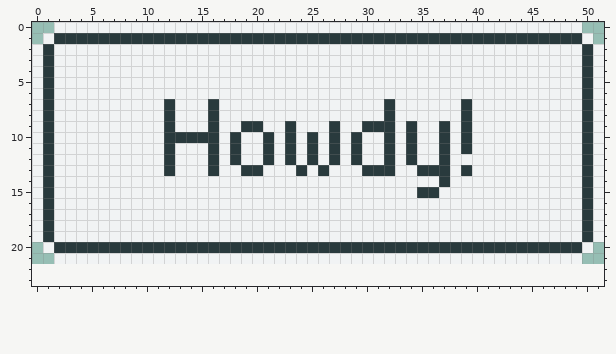
Edited in one commit: pixel-art file (howdy.ase). Above: the version before the commit.
52x22 pixels, 1 frame. The old version is drawn lined up with the new one, on the new canvas.
New version:
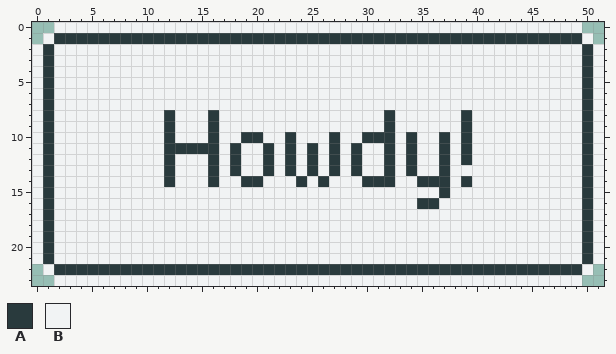
Palette (. is transparent): A #293a3d  B #f1f3f4
Difference:
canvas 52x22 -> 52x24
The edit adds colour A in row 21 at x 1 and 50; in row 22 at x 2 to 49.
Colour B gives way to colour A in row 10 at x 19 to 20 and 30 to 31; in row 11 at x 13 to 15; in row 12 at x 39; in row 13 at x 18, 21, 23, 25, 27, 29 and 34; in row 14 at x 12, 16, 19 to 20, 24, 26, 30 to 32, 35 to 36 and 39; in row 15 at x 37.
Colour B gives way to colour A in row 16 at x 35 to 36; in row 20 at x 1 and 50.
The edit adds colour B in rows 20 to 21 at x 0 and 51; in row 22 at x 1 and 50; in row 23 at x 2 to 49.
Colour A gives way to colour B in row 7 at x 12, 16, 32 and 39; in row 9 at x 19 to 20, 23, 27, 30 to 31, 34 and 37; in row 10 at x 13 to 15, 18, 21, 25 and 29; in row 13 at x 19 to 20, 24, 26, 30 to 31, 35 to 36 and 39; in row 15 at x 35 to 36; in row 20 at x 2 to 49.
